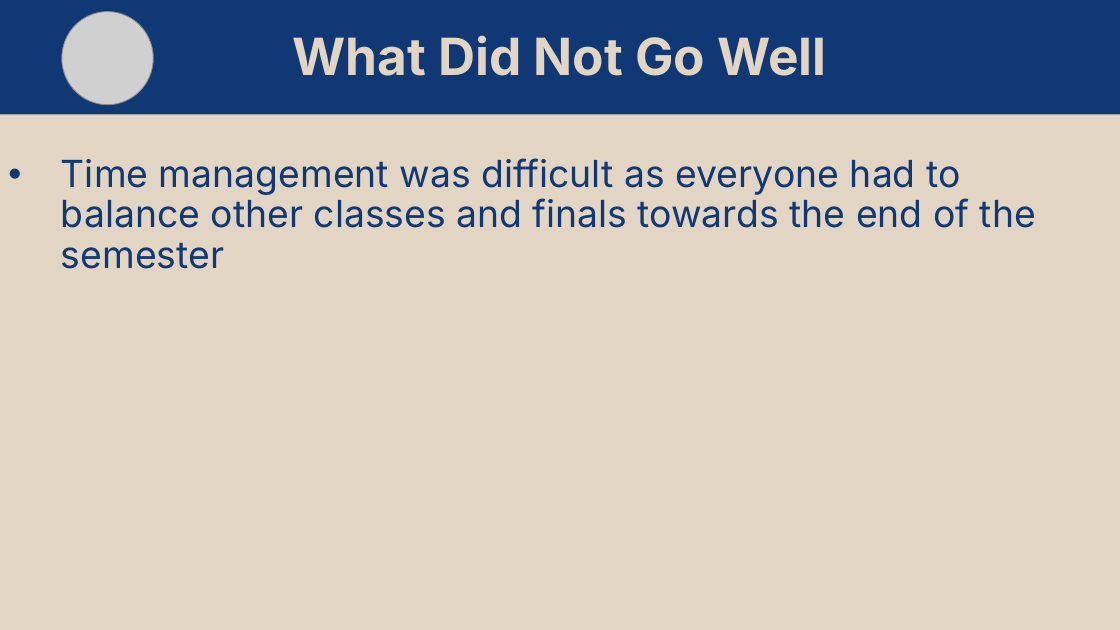
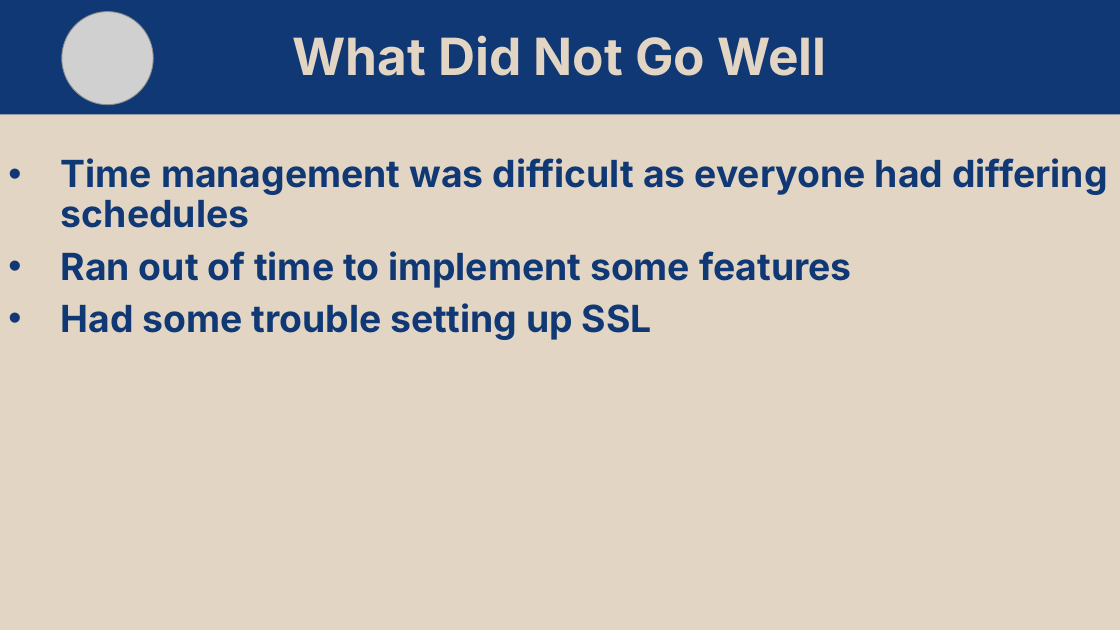
Before and after one commit to matt11matthew/NutritionCompass, a slide deck: slide 11 of diagrams/Nutrition Compass Presentation.pptx (slide 12 before the commit). Drawn at 1120x630 pixels with LibreOffice and Linux fonts; fonts in the diff are those of the drawing; grey boxes stand for pictures. Boxes give left, top, right and bottom in pixels: in the first picture for what was removed or moved away, otherwise in the second. Text is boxed around its words. In the diff, an @@ line names an element or a change of style, - is before the commit and + after.

```diff
--- a/diagrams/Nutrition Compass Presentation.pptx
+++ b/diagrams/Nutrition Compass Presentation.pptx
@@ text at box(61, 158, 1108, 340): text changed; bold on @@
-• Time management was difficult as everyone had to balance other classes and finals towards the end of the semester
+• Time management was difficult as everyone had differing schedules
+• Ran out of time to implement some features
+• Had some trouble setting up SSL
```
Also in this commit, not shown: 7 other slides changed, 1 slide removed.
